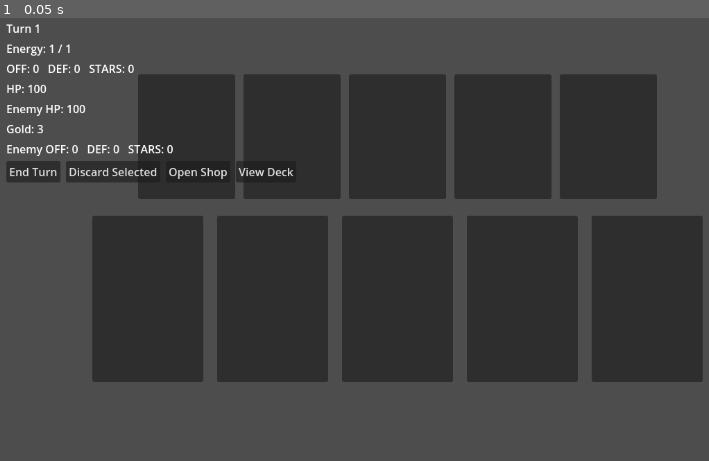
Above: before the commit, frame 1.
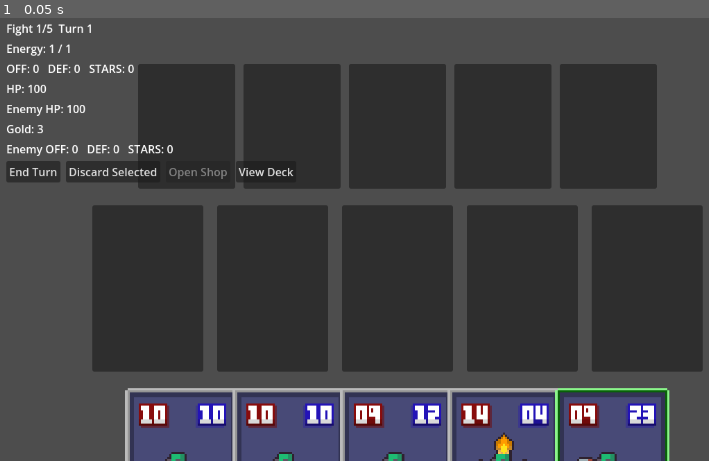
Above: after the commit, the same moment.

Repository: pewdsdamew-tech/goblin-card-game1
Game: Godot game, scene res://scenes/Game.tscn
The game is run twice, just before and just after one commit, with the same random seed, the same clock (stepped at 60 frames per second) and the same inputs.
Inputs:
- Up to frame 1 (0.05 s): no input

The runs differ from the first frame. In frame 1, 19% of the frame differs, in the area x 0-100%, y 1-100%.
Error before the commit: Parse Error: Identifier "_on_deck_toggle_pressed" not declared in the current scope. (res://scripts/Game.gd:144)

Commit message:
Restore deck toggle handler

Diff:
--- a/scripts/Game.gd
+++ b/scripts/Game.gd
@@ -708,6 +708,13 @@
 			shop_deck_list.add_child(entry2)
 
 
+func _on_deck_toggle_pressed() -> void:
+	if not deck_overlay:
+		return
+	deck_overlay.visible = not deck_overlay.visible
+	_refresh_deck_overlay()
+
+
 func _with_combat_stats(data: Dictionary) -> Dictionary:
 	var d := data.duplicate(true)
 	var atk := int(d.get("off", 0))
